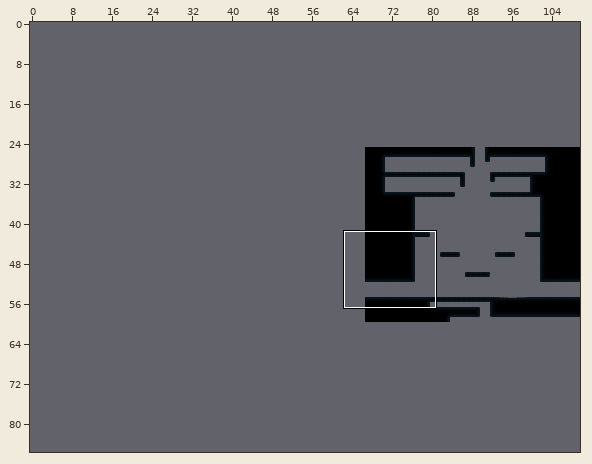
Tiled map, stored at Output/Assets/Maps/Map12.tmx. Above: a wide view before the commit, with the close-up outlined.
Close-up. First the earlier version:
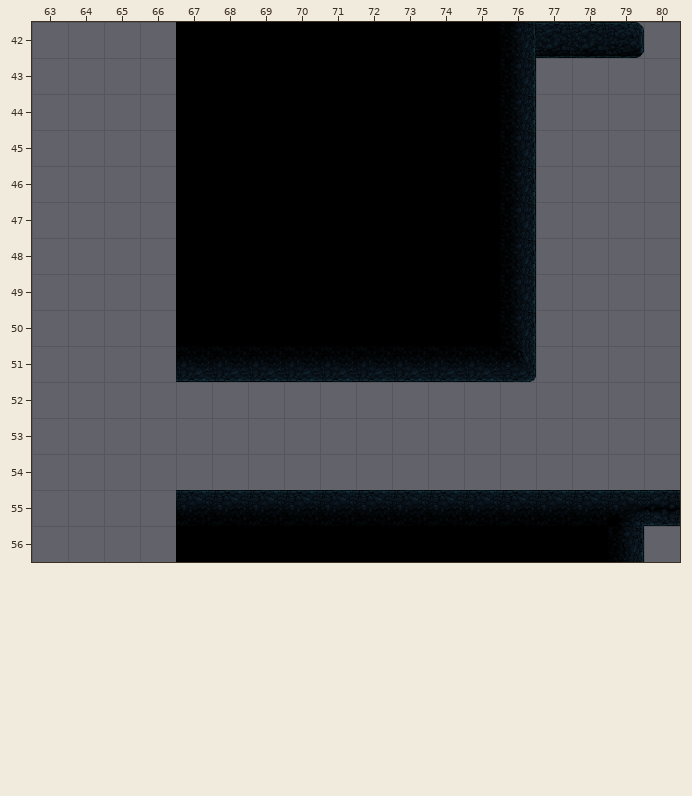
Cells are 64x64 px. Shown: x 63..80, y 42..56. The commit also changed other parts of the map, which this record leaves out. The old version is drawn lined up with the new one.
New version:
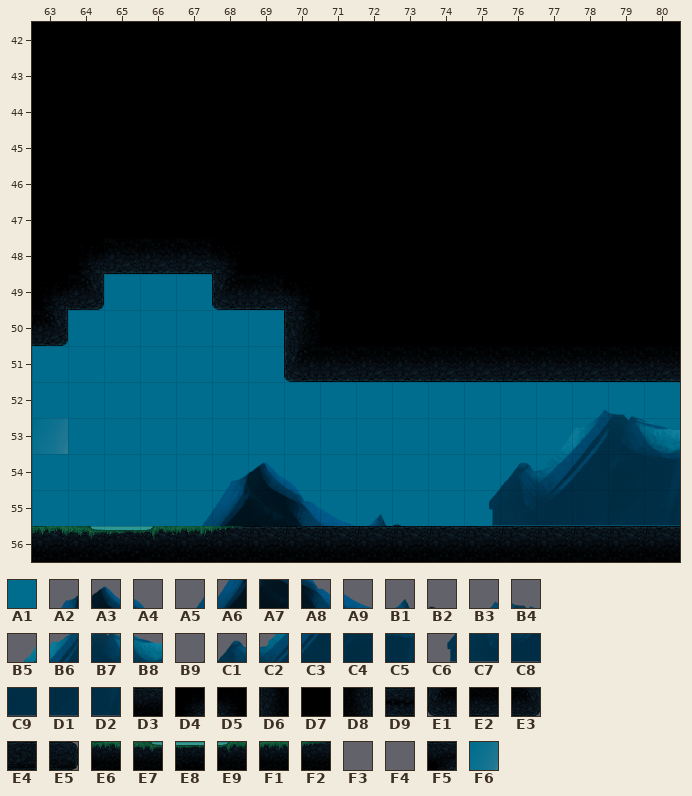
Key: from "Fondo_cueva": A1 0; from "rocas1": A2 437, A3 438, A4 439, A5 466, A6 467, A7 468, A8 469, A9 470, B1 471, B2 472; from "rocas3": B3 75, B4 76, B5 104, B6 105, B7 106, B8 107, B9 132, C1 133, C2 134, C3 135, C4 136, C5 137, C6 162, C7 163, C8 164, C9 165, D1 166, D2 167; from "tiles_cave": D3 1, D4 3, D5 5, D6 10, D7 11, D8 12, D9 18 turned 90, E1 20, E2 21, E3 22, E4 41, E5 42, E6 44, E7 45, E8 46, E9 47, F1 48, F2 49, F3 59, F4 59 flipped left-right, F5 61 turned 180, F6 78.
__ is an empty cell.
See-through tiles are keyed as they look on the map.
Changes in this commit:
map size 81x35 -> 110x86 cells (old content now starts at 29,25; both pictures use the new coordinates)
Layer "Background":
y 49: x 64..68 __ __ __ __ __ -> A1 A1 A1 A1 A1
y 50: x 63..69 __ __ __ __ __ __ __ -> A1 A1 A1 A1 A1 A1 A1
y 51: x 63..70 __ __ __ __ __ __ __ __ -> A1 A1 A1 A1 A1 A1 A1 A1
y 52..53: x 63..80 __ __ __ __ __ __ __ __ __ __ __ __ __ __ __ __ __ __ -> A1 A1 A1 A1 A1 A1 A1 A1 A1 A1 A1 A1 A1 A1 A1 A1 A1 A1
y 54: x 63..77 __ __ __ __ __ __ __ __ __ __ __ __ __ __ __ -> A1 A1 A1 A1 A1 A1 A1 A1 A1 A1 A1 A1 A1 A1 A1
y 55: x 63..68 __ __ __ __ __ __ -> A1 A1 A1 A1 A1 A1; x 70..80 __ __ __ __ __ __ __ __ __ __ __ -> A1 A1 A1 A1 A1 A1 A1 A1 A1 A1 A1
y 56: x 64..66 __ __ __ -> A1 A1 A1
Layer "Layer_2":
y 52: x 78..79 __ __ -> B3 B4
y 53: x 77..80 __ __ __ __ -> B5 B6 B7 B8
y 54: x 75..80 __ __ __ __ __ __ -> B9 C1 C2 C3 C4 C5
y 55: x 75..80 __ __ __ __ __ __ -> C6 C7 C8 C9 D1 D2
Layer "Layer_1":
y 54: x 68..70 __ __ __ -> A2 A3 A4
y 55: x 67..73 __ __ __ __ __ __ __ -> A5 A6 A7 A8 A9 B1 B2
Layer "Fog_1":
y 51: x 64..65 __ __ -> F3 F4
y 53: x 63 __ -> F6
Layer "Platforms":
y 42: x 63..66 __ __ __ __ -> D7 D7 D7 D7; x 76..80 D8 E4 E4 E5 __ -> D7 D7 D7 D7 D7
y 43..47: x 63..66 __ __ __ __ -> D7 D7 D7 D7; x 76..80 D8 __ __ __ __ -> D7 D7 D7 D7 D7
y 48: x 63..68 __ __ __ __ D7 D7 -> D7 D4 E2 E2 E2 D5; x 76..80 D8 __ __ __ __ -> D7 D7 D7 D7 D7
y 49: x 63..64 __ __ -> D4 E3; x 67..70 D7 D7 D7 D7 -> __ E1 E2 D5; x 76..80 D8 __ __ __ __ -> D7 D7 D7 D7 D7
y 50: x 63 __ -> E3; x 67..70 D7 D7 D7 D7 -> __ __ __ D6; x 76..80 D8 __ __ __ __ -> D7 D7 D7 D7 D7
y 51: x 67..70 E2 E2 E2 E2 -> __ __ __ E1; x 76..80 E3 __ __ __ __ -> E2 E2 E2 E2 E2
y 55: x 67..80 D3 D3 D3 D3 D3 D3 D3 D3 D3 D3 D3 D3 F5 D9 -> __ __ __ __ __ __ __ __ __ __ __ __ __ __
y 56: x 63..80 __ __ __ __ D7 D7 D7 D7 D7 D7 D7 D7 D7 D7 D7 D7 D8 __ -> E6 E7 E8 E9 F1 F2 D3 D3 D3 D3 D3 D3 D3 D3 D3 D3 D3 D3
Changed places in both close-ups, as pixel boxes (x1, y1, x2, y2):
changed: (32, 22, 680, 562)
